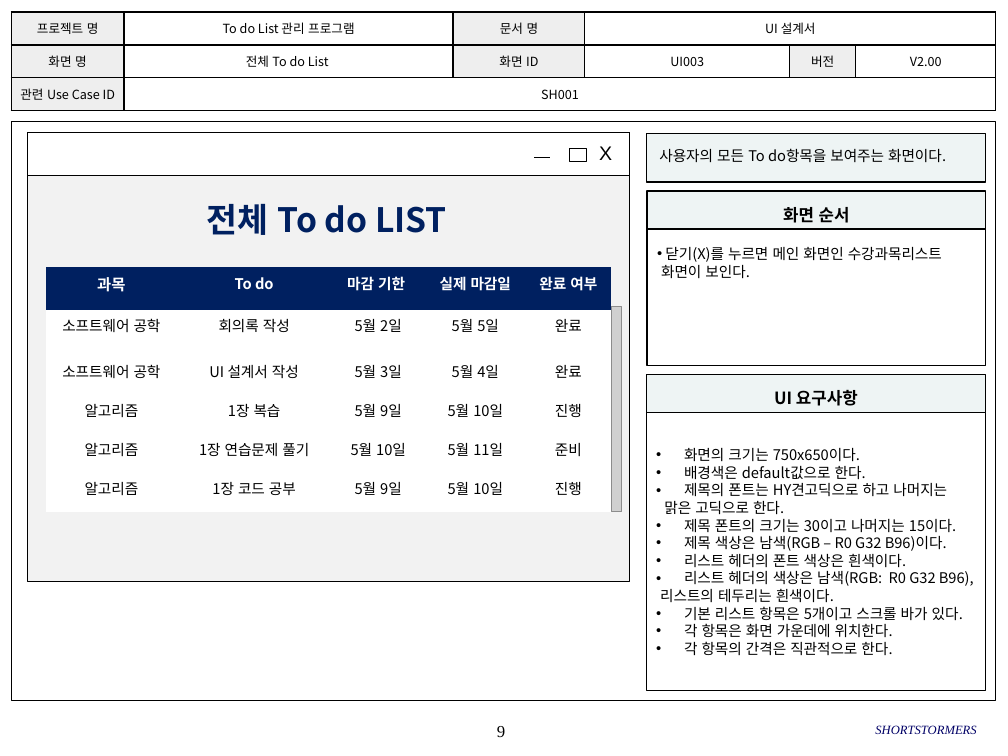
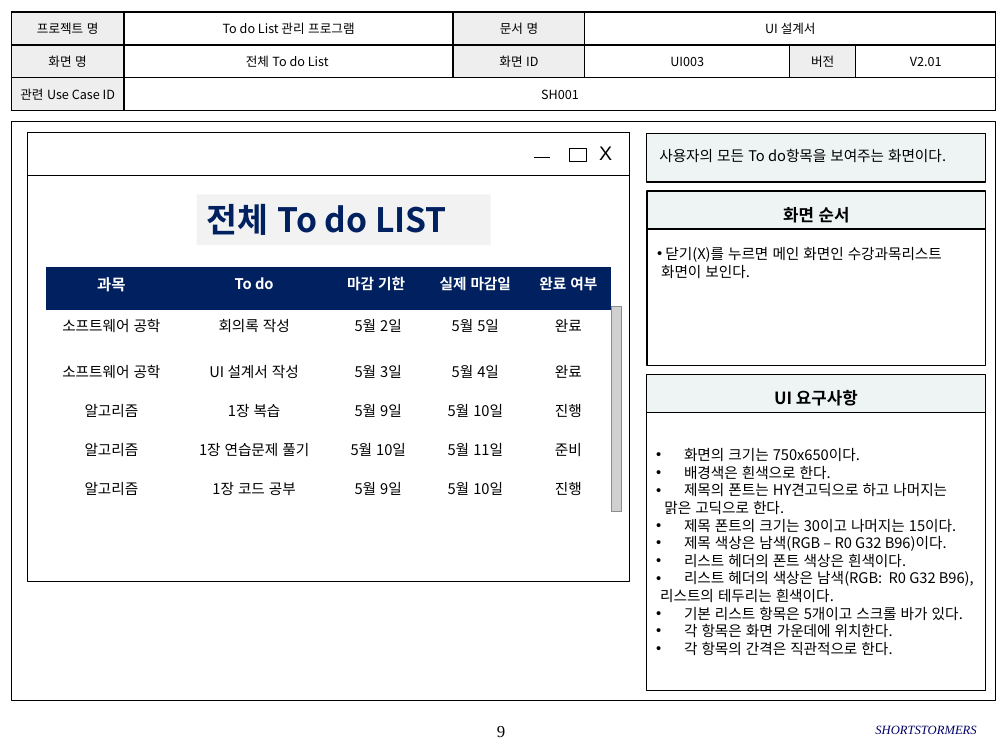
Before and after one commit to SMU-SE-Admin/18-1_7_SHORTSTORMERS_Doc, a slide deck: slide 9 of 03 설계/UI 설계서_7_SHORTSTORMERS.pptx. Drawn at 1008x756 pixels with LibreOffice and Linux fonts; fonts in the diff are those of the drawing; grey boxes stand for pictures; background and template pictures are left out. Boxes give left, top, right and bottom in pixels: in the first picture for what was removed or moved away, otherwise in the second. Text is boxed around its words. In the diff, an @@ line names an element or a change of style, - is before the commit and + after.

Commit message:
#1105 UI설계서 수정
특수문자 경고 알림 메시지 추가, 배경색 변경

```diff
--- a/03 설계/UI 설계서_7_SHORTSTORMERS.pptx
+++ b/03 설계/UI 설계서_7_SHORTSTORMERS.pptx
@@ table at (x1=11, y1=12, x2=995, y2=111) @@
-row 2, column 6: V2.00
+row 2, column 6: V2.01
@@ text in rectangle at (x1=684, y1=466, x2=831, y2=479): text changed @@
-• 배경색은 default값으로 한다.
+• 배경색은 흰색으로 한다.
```
Also in this commit, not shown: 24 other slides changed, 2 slides added.
